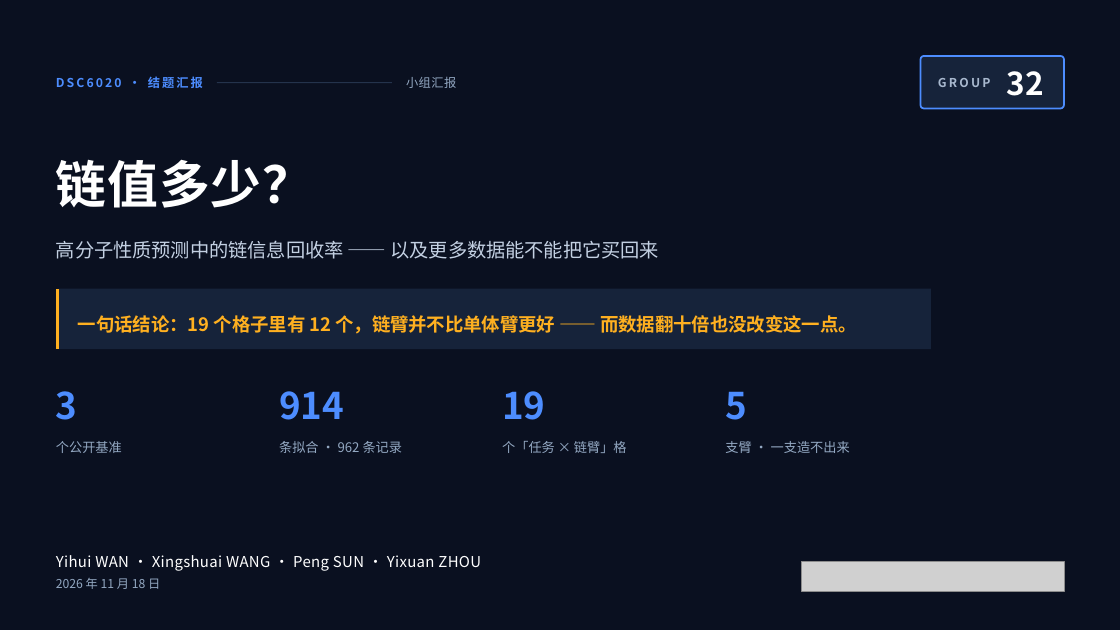
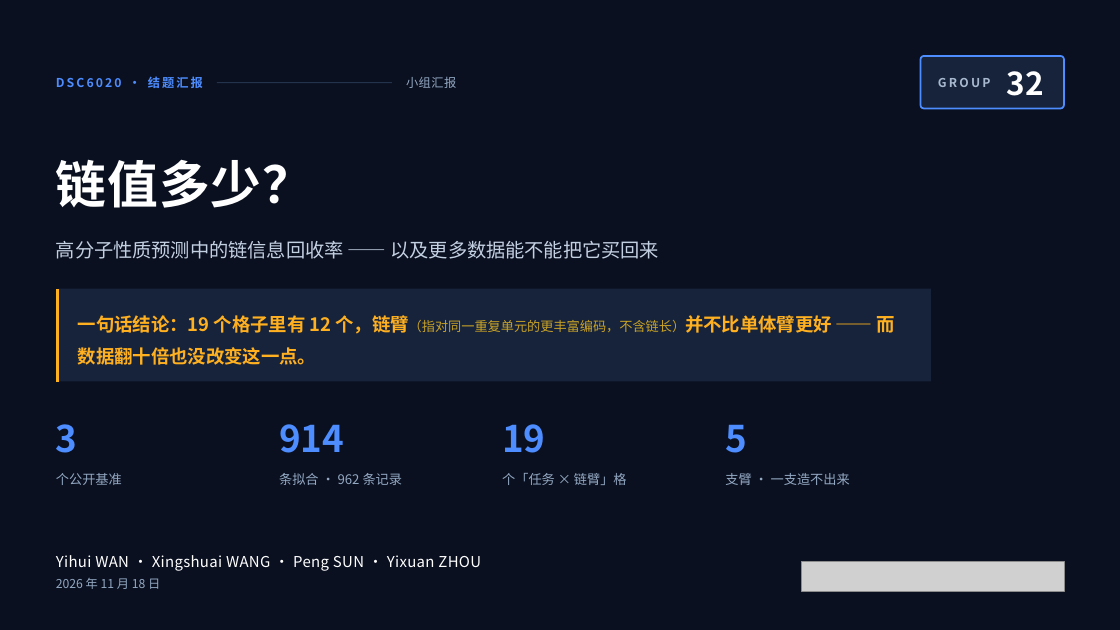
Before and after one commit to XHH-Coco/How-Much-Is-a-Chain-Worth, a slide deck: slide 1 of presentation/ChainWorth_Group32_CN/ChainWorth_Group32_CN.pptx. Drawn at 1120x630 pixels with LibreOffice and Linux fonts; fonts in the diff are those of the drawing; grey boxes stand for pictures. Boxes give left, top, right and bottom in pixels: in the first picture for what was removed or moved away, otherwise in the second. Text is boxed around its words. In the diff, an @@ line names an element or a change of style, - is before the commit and + after.

```diff
--- a/presentation/ChainWorth_Group32_CN/ChainWorth_Group32_CN.pptx
+++ b/presentation/ChainWorth_Group32_CN/ChainWorth_Group32_CN.pptx
@@ freeform shape: place and size @@
-freeform shape at (56, 289, 932, 350)
+freeform shape at (56, 289, 932, 381)
@@ rectangle: place and size @@
-rectangle at (59, 289, 932, 350)
+rectangle at (59, 289, 932, 381)
@@ text at (78, 315, 895, 365): text changed @@
-一句话结论：19 个格子里有 12 个，链臂并不比单体臂更好 —— 而数据翻十倍也没改变这一点。
+一句话结论：19 个格子里有 12 个，链臂（指对同一重复单元的更丰富编码，不含链长）并不比单体臂更好 —— 而数据翻十倍也没改变这一点。
@@ 4 texts: place and size @@
-4 texts at (56, 391, 747, 420)
+4 texts at (56, 424, 747, 453)
@@ 4 texts: place and size @@
-4 texts at (56, 441, 850, 453)
+4 texts at (56, 473, 850, 485)
```
Also in this commit, not shown: 6 other files.
